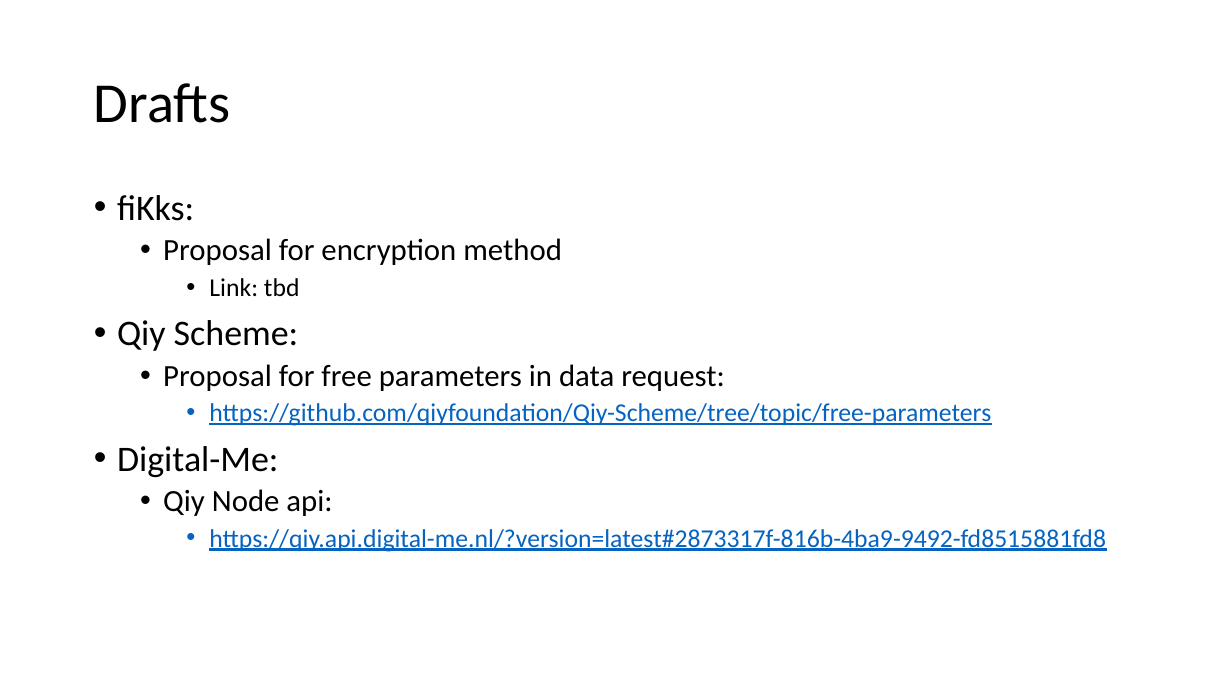
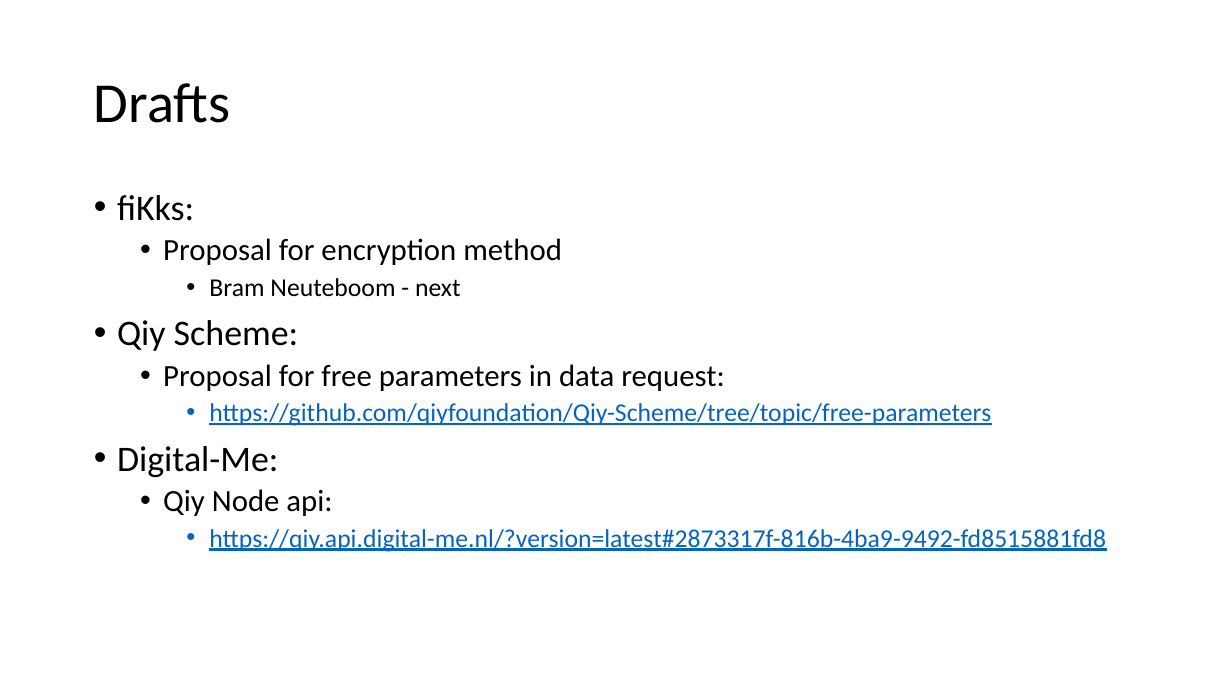
Before and after one commit to qiyfoundation/Qiy-Scheme, a slide deck: slide 8 of end-to-end encryption/QS WSFT Meeting 2019-06-09.pptx. Drawn at 1232x693 pixels with LibreOffice and Linux fonts; fonts in the diff are those of the drawing. Boxes give left, top, right and bottom in pixels: in the first picture for what was removed or moved away, otherwise in the second. Text is boxed around its words. In the diff, an @@ line names an element or a change of style, - is before the commit and + after.

```diff
--- a/end-to-end encryption/QS WSFT Meeting 2019-06-09.pptx
+++ b/end-to-end encryption/QS WSFT Meeting 2019-06-09.pptx
@@ text at <box>209,278,461,297</box>: text changed @@
-    • Link: tbd
+    • Bram Neuteboom - next
```
Also in this commit, not shown: 1 other slide changed, 1 other file.
